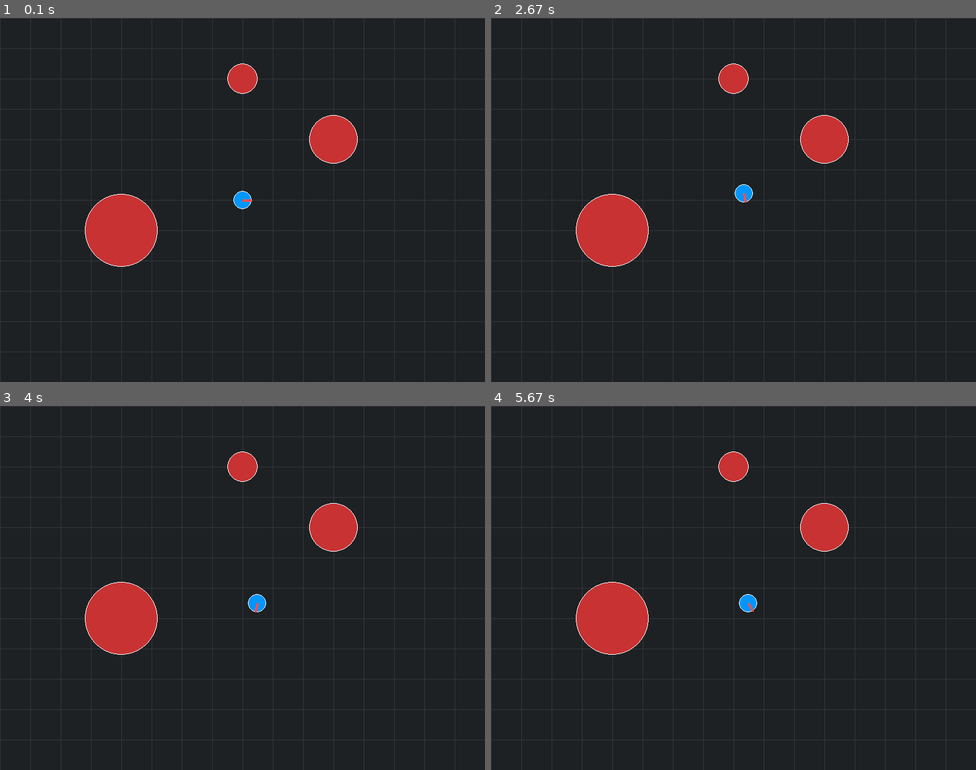
Above: before the commit, frames 1-4 (two rows, left to right).
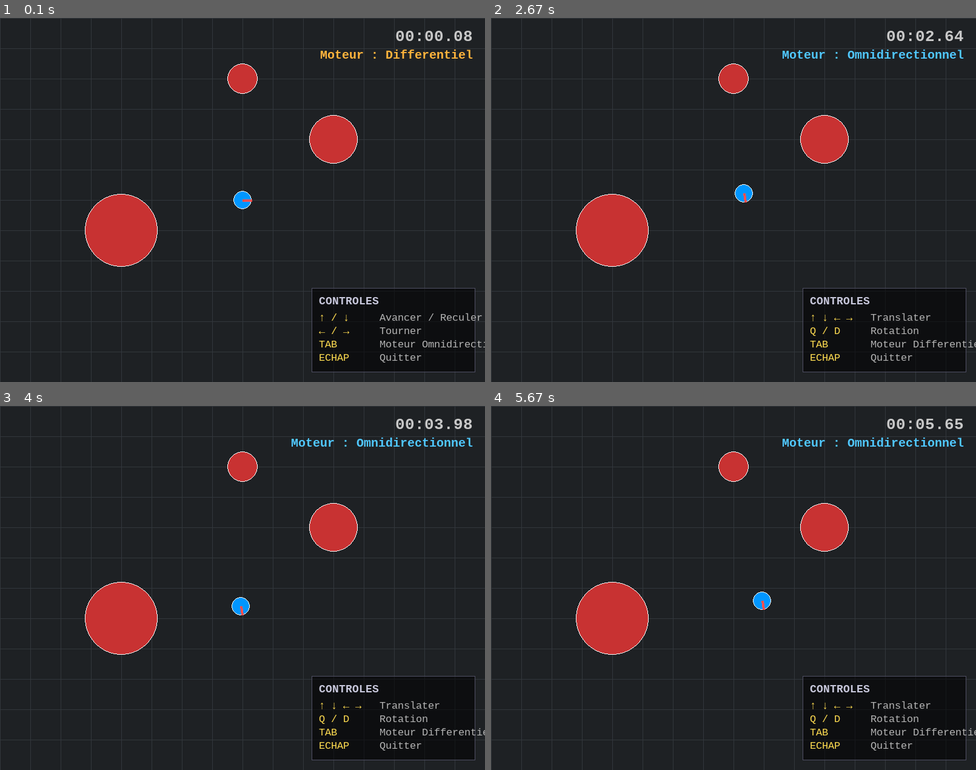
Above: after the commit, the same moments.

Repository: PauloMoq/robotic_s4
Game: pygame game, started from project/01_test_mvc.py
Two runs of this game, one before a commit and one after it. Both use one fixed random seed, a clock stepped at 60 frames per second and the inputs below.
Inputs:
- Up to frame 1 (0.1 s): no input
- Up to frame 2 (2.67 s): hold Right 0.33-0.8 s; hold Up 0.83-1.13 s; hold Right 1.17-1.63 s; hold Down 2.23-2.53 s; tap Tab at 2.57 s
- Up to frame 3 (4 s): hold Up 3.33-3.7 s; hold Right from 3.73 s (still down)
- Up to frame 4 (5.67 s): release Right at 4.37 s; hold Left 4.4-4.77 s; tap C at 4.8 s; hold Left 5.13-5.6 s; hold Left from 5.63 s (still down)

The runs differ from the first frame. In frame 1, 1.6% of the frame differs, in the area x 64-100%, y 3-98%; in frame 2, 1.6%; in frame 3, 1.9%, in the area x 47-100%, y 3-98%; in frame 4, 1.9%.

Commit message:
feat: main 01 clean + affichage UI + Tab pour changer de Moteur

Diff:
--- a/project/01_test_mvc.py
+++ b/project/01_test_mvc.py
@@ -1,5 +1,4 @@
 import warnings
-#ignore les UserWarning provenant de pygame.pkgdata
 warnings.filterwarnings("ignore", category=UserWarning, module="pygame.pkgdata")
 
 from robot.model.RobotMobile import *
@@ -19,13 +18,16 @@
                             {"x": -4.0, "y": -1.0, "rayon": 1.2},
                             {"x": 0.0, "y": 4.0, "rayon": 0.5}
                         ])
-    robot = RobotMobile(moteur=MoteurDifferentiel())
-    vue = VuePygame()
+    robot      = RobotMobile(moteur=MoteurDifferentiel())
+    vue        = VuePygame()
     controleur = ControleurPygame(robot)
 
-    clock = pygame.time.Clock()
+    clock   = pygame.time.Clock()
+    timer   = 0.0
+    running = True
 
-    running = True
+    pygame.display.set_caption("01_test_mvc.py")
+
     print("Simulation lancée.")
     print("- Quitter : Croix rouge, touche ECHAP ou Ctrl+C (dans la fenêtre)")
 
@@ -43,7 +45,17 @@
                         print("Ctrl+C détecté dans la fenêtre.")
                         running = False
 
-            dt = clock.tick(60) / 1000.0
+                    if event.key == pygame.K_TAB:
+                        if hasattr(robot.moteur, 'vx'):
+                            robot.moteur = MoteurDifferentiel()
+                            print("Moteur → Différentiel")
+                        else:
+                            robot.moteur = MoteurOmnidirectionnel()
+                            print("Moteur → Omnidirectionnel")
+
+            dt     = clock.tick(60) / 1000.0
+            timer += dt
+
             commande = controleur.lire_commande()
             robot.commander(**commande)
             robot.mettre_a_jour(dt, env)
@@ -52,6 +64,10 @@
             vue.dessiner_grille()
             vue.dessiner_environnement(env)
             vue.dessiner_robot(robot)
+            vue.dessiner_timer(timer)
+            vue.dessiner_type_moteur(robot)
+            vue.dessiner_controles(robot)
+
             pygame.display.flip()
 
     except KeyboardInterrupt:
--- a/project/robot/vue/VuePygame.py
+++ b/project/robot/vue/VuePygame.py
@@ -12,14 +12,14 @@
         self.clock = pygame.time.Clock()
 
         # Couleurs
-        self.COLOR_BG       = (30, 33, 36)    # gris très foncé
-        self.COLOR_GRID     = (50, 55, 60)    # grille subtile
-        self.COLOR_ROBOT    = (0, 150, 255)   # bleu clair
-        self.COLOR_DIR      = (255, 80, 80)   # rouge doux
-        self.COLOR_BORDER   = (100, 100, 100) # bordure de map
-        self.COLOR_MUR      = (180, 170, 140) # beige/sable pour les murs
-        self.COLOR_MUR_BORD = (220, 210, 180) # contour mur
-        self.COLOR_ARRIVEE  = (50, 220, 100)  # vert vif pour l'arrivée
+        self.COLOR_BG       = (30, 33, 36)
+        self.COLOR_GRID     = (50, 55, 60)
+        self.COLOR_ROBOT    = (0, 150, 255)
+        self.COLOR_DIR      = (255, 80, 80)
+        self.COLOR_BORDER   = (100, 100, 100)
+        self.COLOR_MUR      = (180, 170, 140)
+        self.COLOR_MUR_BORD = (220, 210, 180)
+        self.COLOR_ARRIVEE  = (50, 220, 100)
 
     def convertir_coordonnees(self, x, y):
         px = int(self.largeur / 2 + (x * self.scale))
@@ -70,16 +70,13 @@
         px, py = self.convertir_coordonnees(env.arrivee["x"], env.arrivee["y"])
         r_px = int(env.arrivee["rayon"] * self.scale)
 
-        # Halo transparent
         halo = pygame.Surface((r_px * 4, r_px * 4), pygame.SRCALPHA)
         pygame.draw.circle(halo, (50, 220, 100, 60), (r_px * 2, r_px * 2), r_px * 2)
         self.screen.blit(halo, (px - r_px * 2, py - r_px * 2))
 
-        # Cercle plein
         pygame.draw.circle(self.screen, self.COLOR_ARRIVEE, (px, py), r_px)
         pygame.draw.circle(self.screen, (255, 255, 255), (px, py), r_px, 2)
 
-        # Lettre "A" au centre
         font = pygame.font.SysFont("monospace", r_px, bold=True)
         texte = font.render("A", True, (255, 255, 255))
         self.screen.blit(texte, texte.get_rect(center=(px, py)))
@@ -98,8 +95,6 @@
 
         self.screen.blit(texte1, texte1.get_rect(center=(self.largeur // 2, self.hauteur // 2 - 40)))
         self.screen.blit(texte2, texte2.get_rect(center=(self.largeur // 2, self.hauteur // 2 + 40)))
-
-
 
     def dessiner_chemin(self, controleur_auto):
         """Dessine le chemin BFS restant sous forme de ligne pointillée verte."""
@@ -126,18 +121,17 @@
         for (angle, dist, xi, yi) in lidar.mesures:
             px, py = self.convertir_coordonnees(xi, yi)
 
-            # Rayon semi-transparent
             surf = pygame.Surface((self.largeur, self.hauteur), pygame.SRCALPHA)
             pygame.draw.line(surf, (255, 220, 50, 60), (ox, oy), (px, py), 1)
             self.screen.blit(surf, (0, 0))
 
-            # Point d impact
             pygame.draw.circle(self.screen, (255, 80, 80), (px, py), 3)
 
     def tick(self, fps=60):
         self.clock.tick(fps)
 
     # ── Dessin des œufs ──────────────────────────────────────────────────────
+
     def dessiner_oeufs(self, oeufs, rayon_oeuf=0.18):
         """Dessine les œufs restants sous forme d'ellipse jaune/blanche."""
         for oeuf in oeufs:
@@ -159,7 +153,7 @@
 
     def dessiner_timer(self, timer):
         """Affiche le timer en haut à droite."""
-        minutes = int(timer) // 60
+        minutes  = int(timer) // 60
         secondes = int(timer) % 60
         centimes = int((timer % 1) * 100)
         texte_timer = f"{minutes:02d}:{secondes:02d}.{centimes:02d}"
@@ -167,6 +161,66 @@
         surf = font.render(texte_timer, True, (200, 200, 200))
         self.screen.blit(surf, (self.largeur - surf.get_width() - 20, 16))
 
+    def dessiner_type_moteur(self, robot):
+        """Affiche le type de moteur juste sous le chrono (haut à droite)."""
+        if robot.moteur is None:
+            label   = "Aucun moteur"
+            couleur = (160, 160, 160)
+        elif hasattr(robot.moteur, 'vx'):
+            label   = "Omnidirectionnel"
+            couleur = (80, 200, 255)
+        else:
+            label   = "Differentiel"
+            couleur = (255, 180, 60)
+
+        font = pygame.font.SysFont("monospace", 20, bold=True)
+        surf = font.render(f"Moteur : {label}", True, couleur)
+        self.screen.blit(surf, (self.largeur - surf.get_width() - 20, 50))
+
+    def dessiner_controles(self, robot):
+        """Panneau des touches en bas à droite, adapté au type de moteur."""
+        if robot.moteur is not None and hasattr(robot.moteur, 'vx'):
+            lignes = [
+                ("↑ ↓ ← →", "Translater"),
+                ("Q / D", "Rotation"),
+                ("TAB", "Moteur Differentiel"),
+                ("ECHAP", "Quitter"),
+            ]
+        else:
+            lignes = [
+                ("↑ / ↓", "Avancer / Reculer"),
+                ("← / →", "Tourner"),
+                ("TAB", "Moteur Omnidirectionnel"),
+                ("ECHAP", "Quitter"),
+            ]
+
+        font_titre = pygame.font.SysFont("monospace", 18, bold=True)
+        font_ligne = pygame.font.SysFont("monospace", 17)
+        PAD = 12
+        LIGNE_H = 22
+        LARGEUR = 270
+
+        hauteur_bloc = PAD * 2 + font_titre.get_height() + 6 + len(lignes) * LIGNE_H
+        x0 = self.largeur - LARGEUR - 16
+        y0 = self.hauteur - hauteur_bloc - 16
+
+        fond = pygame.Surface((LARGEUR, hauteur_bloc), pygame.SRCALPHA)
+        fond.fill((0, 0, 0, 140))
+        self.screen.blit(fond, (x0, y0))
+        pygame.draw.rect(self.screen, (80, 80, 100),
+                         pygame.Rect(x0, y0, LARGEUR, hauteur_bloc), 1)
+
+        titre = font_titre.render("CONTROLES", True, (200, 200, 220))
+        self.screen.blit(titre, (x0 + PAD, y0 + PAD))
+        y = y0 + PAD + titre.get_height() + 6
+
+        for touche, action in lignes:
+            s_touche = font_ligne.render(touche, True, (255, 220, 80))
+            s_action = font_ligne.render(action, True, (180, 180, 180))
+            self.screen.blit(s_touche, (x0 + PAD, y))
+            self.screen.blit(s_action, (x0 + PAD + 100, y))
+            y += LIGNE_H
+
     def afficher_victoire_oeufs(self, timer=None):
         """Overlay de victoire pour la chasse aux œufs."""
         overlay = pygame.Surface((self.largeur, self.hauteur), pygame.SRCALPHA)
@@ -180,7 +234,7 @@
         self.screen.blit(t1, (self.largeur // 2 - t1.get_width() // 2, self.hauteur // 2 - 80))
 
         if timer is not None:
-            minutes = int(timer) // 60
+            minutes  = int(timer) // 60
             secondes = int(timer) % 60
             centimes = int((timer % 1) * 100)
             t2 = font_small.render(f"Temps : {minutes:02d}:{secondes:02d}.{centimes:02d}", True, (255, 255, 255))
@@ -190,13 +244,8 @@
         self.screen.blit(t3, (self.largeur // 2 - t3.get_width() // 2, self.hauteur // 2 + 60))
 
     # ── Carte d'occupation ───────────────────────────────────────────────────
+
     def dessiner_carte(self, carte):
-        """
-        Overlay semi-transparent de la carte d'occupation.
-          - INCONNUE : carré noir semi-transparent (brouillard de guerre)
-          - LIBRE    : rien (transparent)
-          - MUR      : carré rouge semi-transparent
-        """
         from robot.model.CarteOccupation import INCONNUE, MUR
         pw = int(carte.cell * self.scale)
         ph = int(carte.cell * self.scale)
@@ -234,16 +283,13 @@
         Rendu fog-of-war propre :
           - Cellule non découverte  → carré noir plein
           - Cellule découverte      → fond gris foncé + murs sur les arêtes sans passage
-
-        Remplace dessiner_murs() pour le mode 05 : n'appelle PAS dessiner_murs(env)
-        dans la boucle principale, seulement dessiner_cartographie(carto).
         """
         taille_px = int(carto.cell * self.scale) + 1
-        ep_mur    = max(5, int(self.scale * 0.18))   # ~9px pour scale=50 — bien visible
+        ep_mur    = max(5, int(self.scale * 0.18))
         COLOR_FOG   = (0, 0, 0)
         COLOR_CELL  = (42, 46, 50)
-        COLOR_MUR   = (200, 185, 140)                # beige chaud
-        COLOR_MUR_B = (255, 240, 180)                # contour clair
+        COLOR_MUR   = (200, 185, 140)
+        COLOR_MUR_B = (255, 240, 180)
 
         for r in range(carto.rows):
             for c in range(carto.cols):
@@ -256,18 +302,14 @@
                     pygame.draw.rect(self.screen, COLOR_FOG, rect)
                     continue
 
-                # Fond cellule découverte
                 pygame.draw.rect(self.screen, COLOR_CELL, rect)
 
-                # Bordure de mur sur chaque arête sans passage — dessinée
-                # À L'INTÉRIEUR de la cellule découverte, côté mur.
                 for vr, vc, cote in [(r-1,c,"haut"),(r+1,c,"bas"),(r,c-1,"gauche"),(r,c+1,"droite")]:
                     hors_grille = not (0 <= vr < carto.rows and 0 <= vc < carto.cols)
                     cle = (min((r,c),(vr,vc)), max((r,c),(vr,vc)))
                     est_mur = hors_grille or (cle not in carto.passages)
                     if not est_mur:
                         continue
-                    # Bande colorée sur le bord intérieur de la cellule courante
                     if cote == "haut":
                         mr = pygame.Rect(px, py, taille_px, ep_mur)
                     elif cote == "bas":
@@ -280,10 +322,7 @@
                     pygame.draw.rect(self.screen, COLOR_MUR_B, mr, 1)
 
     def dessiner_oeufs_detectes(self, carto, rayon_oeuf=0.18):
-        """
-        Affiche uniquement les œufs que le LIDAR a déjà détectés.
-        (Remplace dessiner_oeufs qui affichait TOUS les œufs.)
-        """
+        """Affiche uniquement les œufs que le LIDAR a déjà détectés."""
         for oeuf in carto.oeufs_detectes:
             if oeuf.get("collecte"):
                 continue
